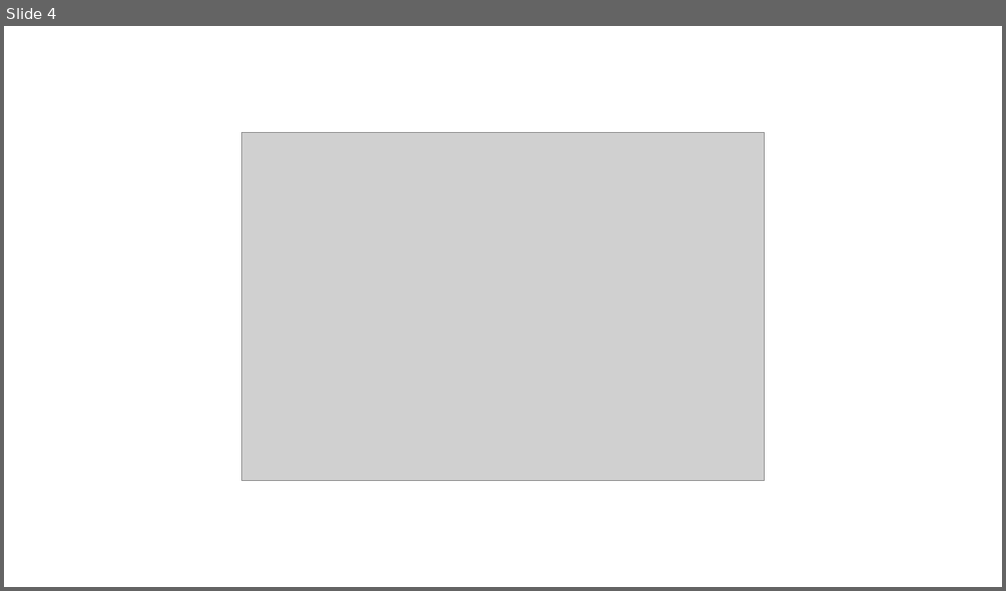
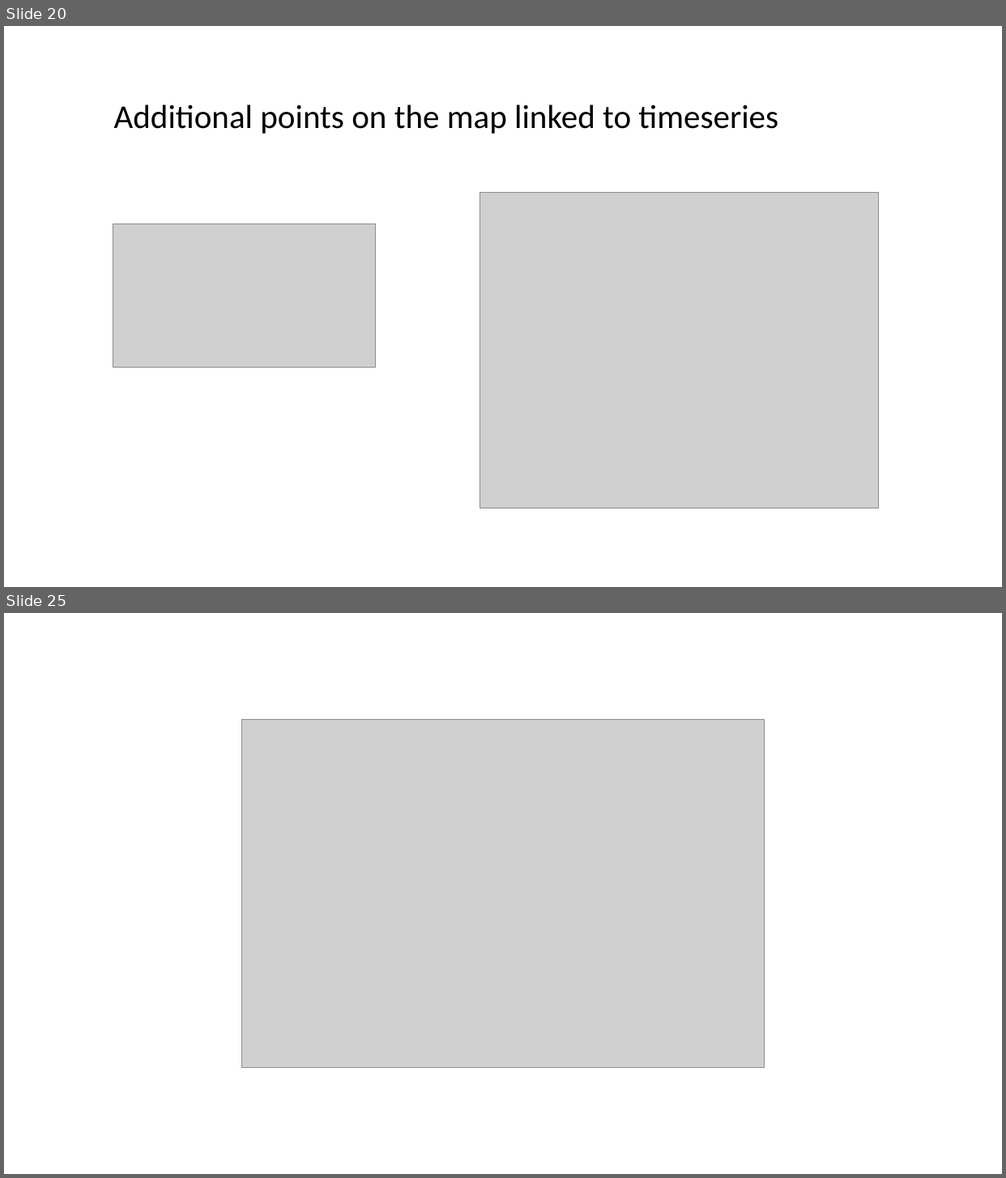
Before and after one commit to DHI/DomainServicesCourse, a slide deck: Presentations/DS-course-4-frontend.pptx. Shown one above the other, each under a label of ours: slide 4 before the commit, slides 20 and 25 after it; the slides between them are not shown. The pictures are 1006x591 and 1006x1178 pixels, drawn with LibreOffice and Linux fonts; fonts in the diff are those of the drawing; grey boxes stand for pictures. Boxes give left, top, right and bottom in pixels: in the first picture for what was removed or moved away, otherwise in the second. Text is boxed around its words. In the diff, an @@ line names an element or a change of style, - is before the commit and + after.

```diff
--- a/Presentations/DS-course-4-frontend.pptx
+++ b/Presentations/DS-course-4-frontend.pptx
@@ slide 20 added at (4,26,1002,587), background #FFFFFF @@
@@ text added at (114,105,778,134), 32 pt, text #000000 @@
+Additional points on the map linked to timeseries
@@ picture added at (480,192,879,508) @@
@@ picture added at (113,224,376,367) @@
@@ what was slide 4 is now slide 25 @@
```
Also in this commit, not shown: 1 slide changed, 20 other slides added, 11 slides removed, 6 other files.
